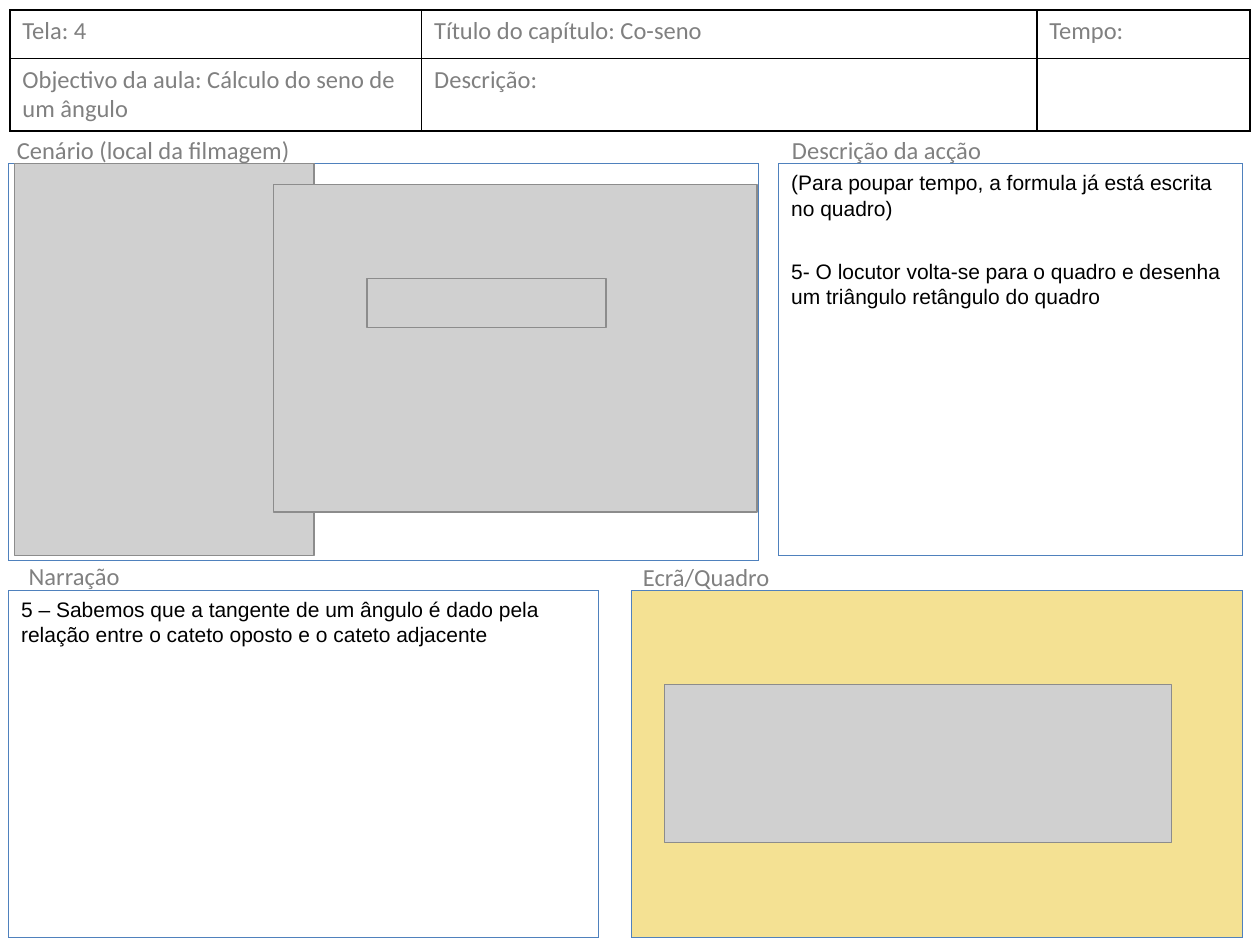
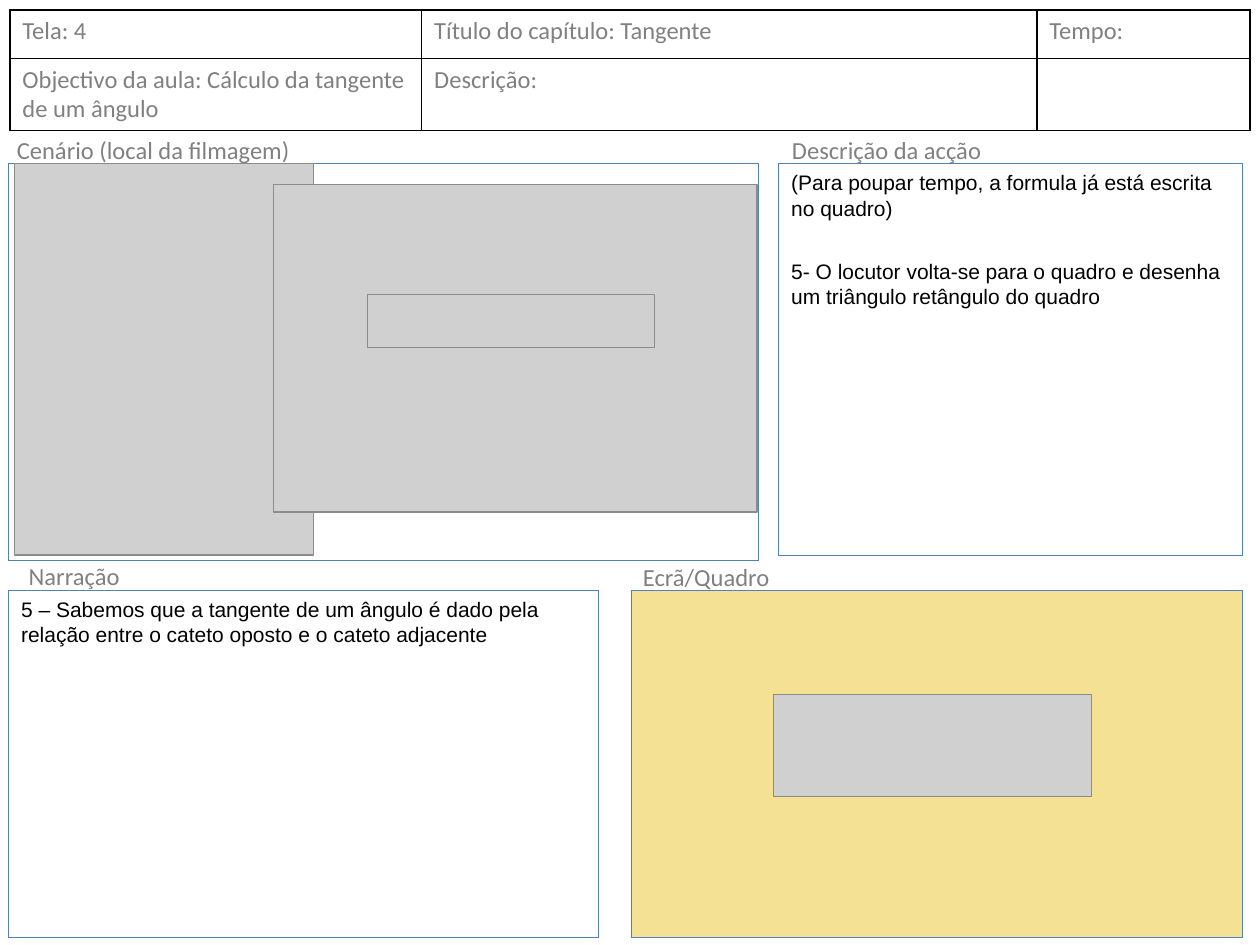
Before and after one commit to portugol/si, a slide deck: slide 7 of Tutoriais/Storyboard-Aula 11 Tangente.pptx. Drawn at 1260x945 pixels with LibreOffice and Linux fonts; fonts in the diff are those of the drawing; grey boxes stand for pictures. Boxes give left, top, right and bottom in pixels: in the first picture for what was removed or moved away, otherwise in the second. Text is boxed around its words. In the diff, an @@ line names an element or a change of style, - is before the commit and + after.

Commit message:
Storyboard da aula co-tangente

```diff
--- a/Tutoriais/Storyboard-Aula 11 Tangente.pptx
+++ b/Tutoriais/Storyboard-Aula 11 Tangente.pptx
@@ table at [10,10,1250,131] @@
-row 1, column 2: Título do capítulo: Co-seno
+row 1, column 2: Título do capítulo: Tangente
-row 2, column 1: Objectivo da aula: Cálculo do seno de um ângulo
+row 2, column 1: Objectivo da aula: Cálculo da tangente de um ângulo
@@ picture: place and size @@
-picture at [367,278,606,328]
+picture at [368,295,655,348]
@@ picture: place and size @@
-picture at [665,684,1172,842]
+picture at [774,694,1091,796]
```
Also in this commit, not shown: 19 other slides changed, 1 other file.
